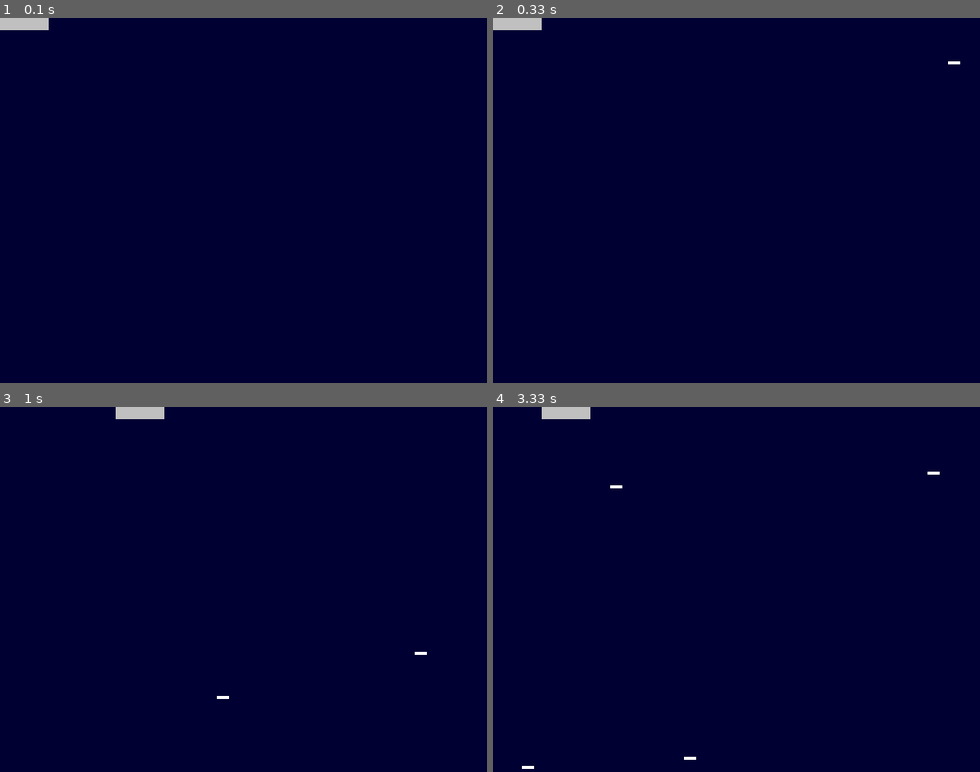
Above: before the commit, frames 1-4 (two rows, left to right).
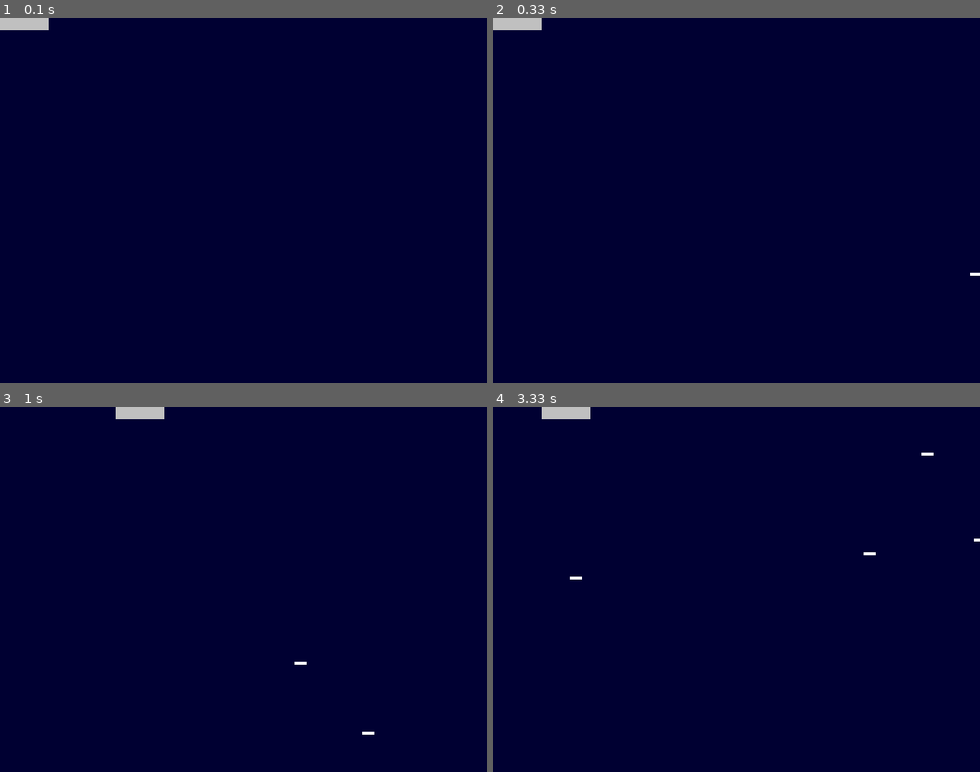
Above: after the commit, the same moments.

Repository: 1fth3n3ls3/pygamescroll2d
Game: pygame game, started from space_trucker.py
Two runs of this game, one before a commit and one after it. Both use one fixed random seed, a clock stepped at 60 frames per second and the inputs below.
Inputs:
- Up to frame 1 (0.1 s): no input
- Up to frame 2 (0.33 s): no input
- Up to frame 3 (1 s): hold Right 0.33-0.8 s; hold Right from 0.83 s (still down)
- Up to frame 4 (3.33 s): release Right at 1.3 s; hold Left 1.33-1.87 s; hold Down 1.9-2.2 s; hold Left 2.23-2.63 s; hold Up 2.67-3.03 s; hold Right from 3.07 s (still down)

Frame 1 is identical in both runs. In frame 2, less than 0.1% of the frame differs, in the area x 93-100%, y 11-71%; in frame 3, less than 0.1%; in frame 4, 0.2%, in the area x 5-100%, y 12-100%.

Commit message:
pool system

Diff:
--- a/space_trucker.py
+++ b/space_trucker.py
@@ -14,15 +14,9 @@
 # CONSTANTS
 SCREEN_WIDTH = 640
 SCREEN_HEIGHT = 480
+ENEMY_COUNT = 20
 
-pygame.init()
 
-screen = pygame.display.set_mode((SCREEN_WIDTH, SCREEN_HEIGHT))
-
-ADDENEMY = pygame.USEREVENT + 1 # create new userevent
-pygame.time.set_timer(ADDENEMY, 250)
-
-run = True
 
 class Player(pygame.sprite.Sprite):
     def __init__(self):
@@ -44,52 +38,73 @@
         if self.rect.right < SCREEN_WIDTH and keys_pressed[K_RIGHT]:
             self.rect.move_ip(4, 0)
 
-class Enemy(pygame.sprite.Sprite):
+class Enemy(pygame.sprite.DirtySprite):
     def __init__(self):
         super(Enemy, self).__init__()
         self.surf = pygame.Surface((16, 4))
         self.surf.fill((255, 255, 255))
-        self.rect = self.surf.get_rect(
-            center = (random.randint(SCREEN_WIDTH + 16, SCREEN_WIDTH + 128),
-                      random.randint(0, SCREEN_HEIGHT))
-        )
+        self.rect = self.surf.get_rect(center = self._get_random_pos())
         self.speed = random.randint(4, 32)
 
     def update(self):
         self.rect.move_ip(-self.speed, 0)
         if self.rect.right < 0: self.kill()
 
+    def spawn(self):
+        self.rect.center = self._get_random_pos()
+    def _get_random_pos(self):
+        return random.randint(SCREEN_WIDTH + 16, SCREEN_WIDTH + 128), random.randint(0, SCREEN_HEIGHT)
 
 
-player = Player()
+def main():
+    pygame.init()
+    screen = pygame.display.set_mode((SCREEN_WIDTH, SCREEN_HEIGHT))
 
-enemies = pygame.sprite.Group()
-all_sprites = pygame.sprite.Group()
-all_sprites.add(player)
+    ADDENEMY = pygame.USEREVENT + 1 # create new userevent
+    pygame.time.set_timer(ADDENEMY, 250)
 
-while run:
-    for event in pygame.event.get():
-        if event.type == QUIT:
-            run = False
-
-        if event.type == KEYDOWN and event.key == K_ESCAPE:
-            run = False
-
-        if event.type == ADDENEMY:
-            new_enemy = Enemy()
-            enemies.add(new_enemy)
-            all_sprites.add(new_enemy)
-
-    player.update(pygame.key.get_pressed())
-
-    enemies.update()
+    run = True
+    enemy_counter = 0
+    player = Player()
 
 
-    screen.fill((0, 0, 50))
-    for entity in all_sprites:
-        screen.blit(entity.surf, entity.rect)
+    enemies = pygame.sprite.Group()
+    enemies_pool = [Enemy() for i in range(ENEMY_COUNT)]
 
-    pygame.display.flip()
+    all_sprites = pygame.sprite.Group()
+    all_sprites.add(player)
 
 
-pygame.quit()
+    while run:
+        for event in pygame.event.get():
+            if event.type == QUIT:
+                run = False
+
+            if event.type == KEYDOWN and event.key == K_ESCAPE:
+                run = False
+
+            if event.type == ADDENEMY:
+                enemy_counter = 0 if enemy_counter >= ENEMY_COUNT-1 else enemy_counter + 1
+                enemy = enemies_pool[enemy_counter]
+                if not enemy.alive():
+                    enemy.spawn()
+                    enemies.add(enemy)
+                    all_sprites.add(enemy)
+
+        player.update(pygame.key.get_pressed())
+
+        enemies.update()
+
+
+        screen.fill((0, 0, 50))
+        for entity in all_sprites:
+            screen.blit(entity.surf, entity.rect)
+
+        pygame.display.flip()
+
+    pygame.quit()
+
+
+
+if __name__ == "__main__":
+    main()
